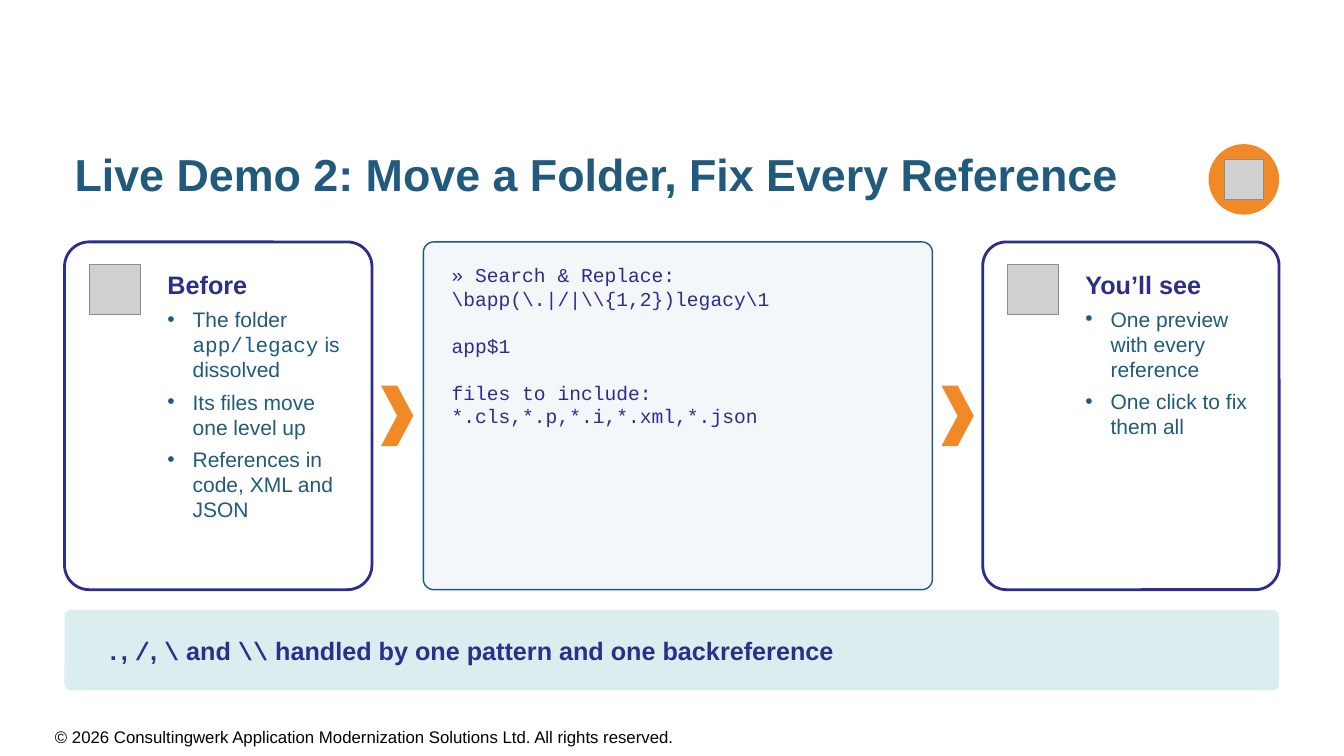
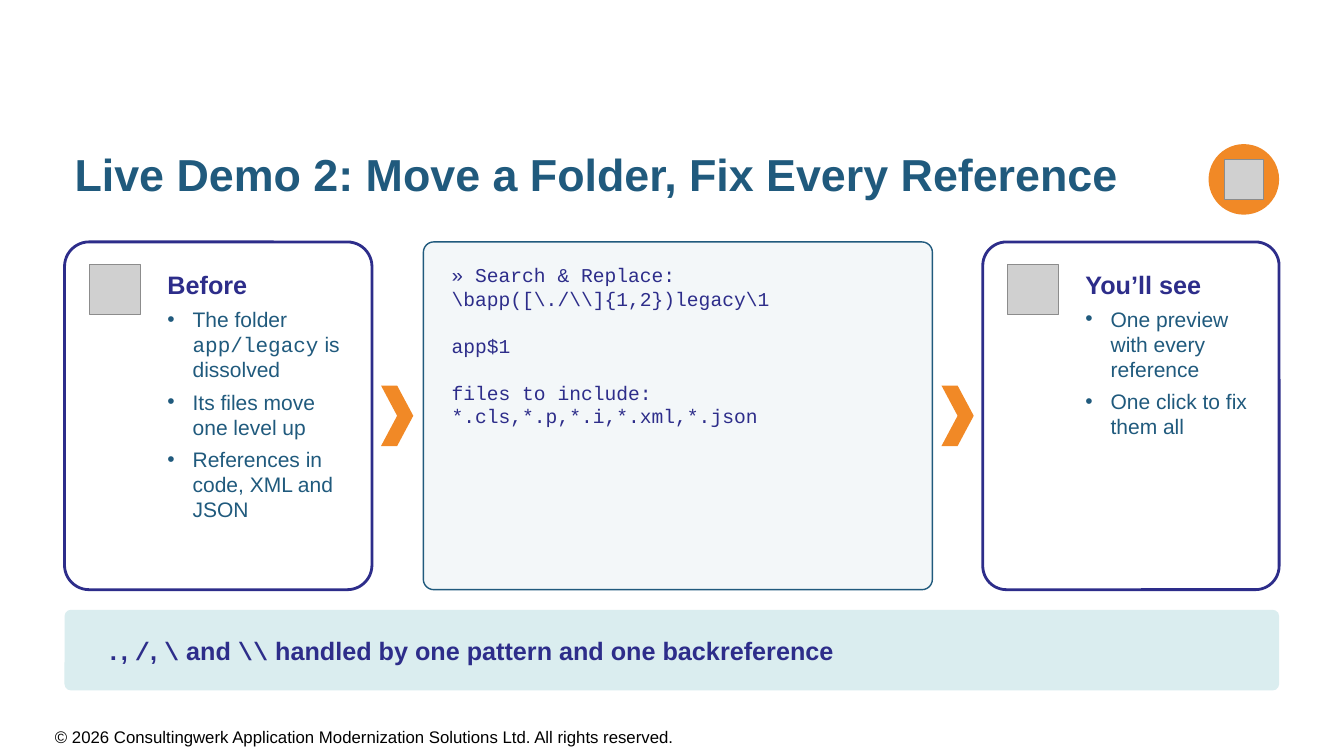
Before and after one commit to consultingwerk/ABL-RegEx-Samples, a slide deck: slide 41 of slides/Regular Expressions for ABL Developers.pptx. Drawn at 1344x756 pixels with LibreOffice and Linux fonts; fonts in the diff are those of the drawing; grey boxes stand for pictures; background and template pictures are left out. Boxes give left, top, right and bottom in pixels: in the first picture for what was removed or moved away, otherwise in the second. Text is boxed around its words. In the diff, an @@ line names an element or a change of style, - is before the commit and + after.

```diff
--- a/slides/Regular Expressions for ABL Developers.pptx
+++ b/slides/Regular Expressions for ABL Developers.pptx
@@ text in rounded rectangle at bbox=[452, 292, 770, 310]: text changed @@
-\bapp(\.|/|\\{1,2})legacy\1
+\bapp([\./\\]{1,2})legacy\1
```
Also in this commit, not shown: 3 other slides changed, 2 other files.
